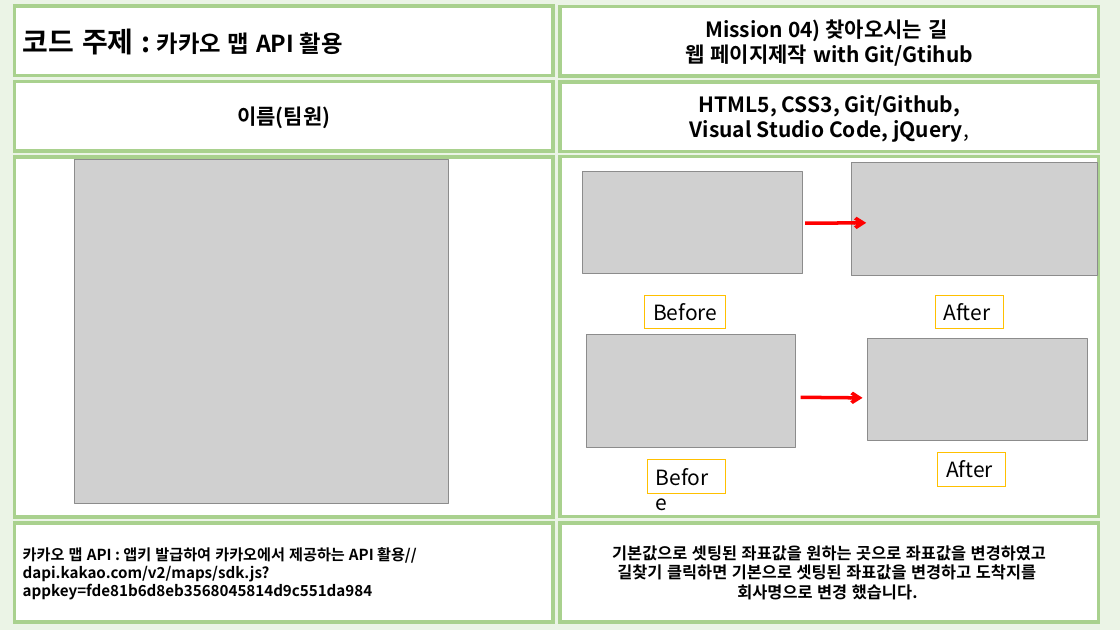
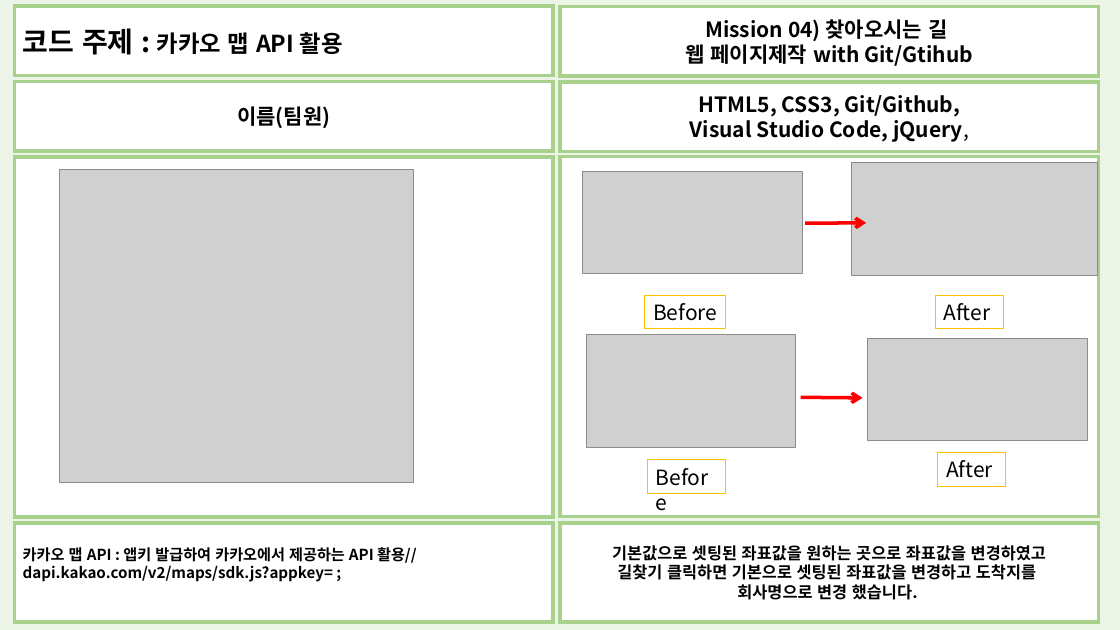
Before and after one commit to woose1390/Mission04_Study4Team, a slide deck: slide 3 of Mission04_Study04_gyunam.pptx. Drawn at 1120x630 pixels with LibreOffice and Linux fonts; fonts in the diff are those of the drawing; grey boxes stand for pictures. Boxes give left, top, right and bottom in pixels: in the first picture for what was removed or moved away, otherwise in the second. Text is boxed around its words. In the diff, an @@ line names an element or a change of style, - is before the commit and + after.

```diff
--- a/Mission04_Study04_gyunam.pptx
+++ b/Mission04_Study04_gyunam.pptx
@@ picture: place and size @@
-picture at box(75, 160, 449, 503)
+picture at box(60, 170, 413, 482)
@@ text in rectangle at box(23, 547, 417, 582): text changed @@
-카카오 맵 API : 앱키 발급하여 카카오에서 제공하는 API 활용//dapi.kakao.com/v2/maps/sdk.js?appkey=fde81b6d8eb3568045814d9c551da984
+카카오 맵 API : 앱키 발급하여 카카오에서 제공하는 API 활용//dapi.kakao.com/v2/maps/sdk.js?appkey= ;
```
Also in this commit, not shown: 47 other files.
